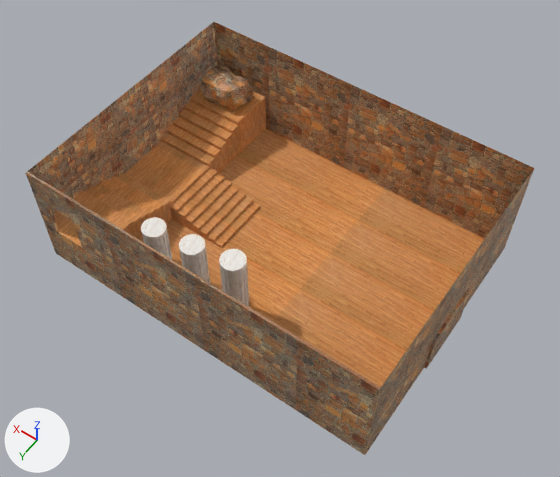
An edit to the FBX model !Resources/ExportedFbx/StaticMesh/SM_Foyer.fbx, drawn before and after from the same camera.
Before and after are seen from a 50 mm lens placed at (7.17, 6.37, 9.88), pointed at (12.75, -1.43, -2.38). The lights are fixed; the arrows at lower left show +X, +Y and +Z. Where no turn or scale is listed for an object, it has been applied to the vertices. Vertices at the same position are counted once.

Names of what the first picture shows: 'Back Wall.001', 'Entrance wall with door.001', 'Foyer Floor.001', 'Hall to Stair.001', 'Rubble (Blocked Path).001', 'Wall Blocked door.001', 'Wall with door.001', 'column Rubble 1 (to chandelier).001', 'column Rubble 2 ( to chandelier).001', 'column Rubble 3 (to chandelier).001'.
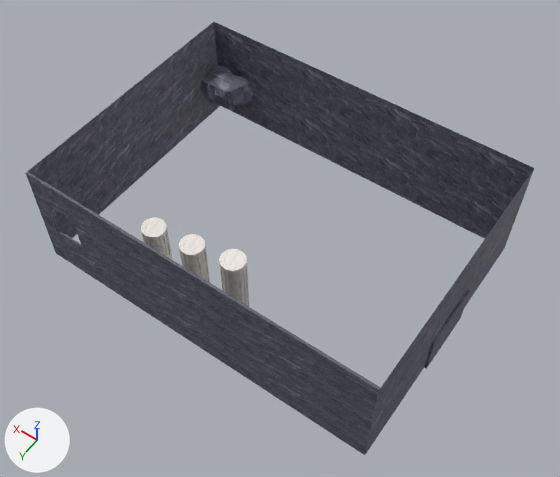
What changed in the scene script:
```text
Add img_stone_texture_4_jpg:
    img_stone_texture_4_jpg = load_image('Stone Texture 4.jpg', '../../Stone Texture 4.jpg', 225, 225, 'sRGB')
Change mat_stone:
    mat_stone.texture: img_stone_texture_jpg -> img_stone_texture_4_jpg
Change me_plane_083:
    where me_plane_083.from_pydata(...)  # 4 vertices, 1 face; spans x -3.85..3.85, y 0.0, z -1.25..1.25
    used by ob_wall_blocked_door_001; location = (12.97, -4.59, -2.07)
    me_plane_083 part 1: texture (UV) coordinates of 1 of 1 face, centred in x 0.0, y 0.0, z 0.0, changed; they spanned u 0.89..2.17, v -1.92..1.71 and now span u -0.28..3.34, v -0.8..0.92
Change me_cube_002:
    where me_cube_002.from_pydata(...)  # 40 vertices, 24 faces; spans x -3.85..3.85, y -0.03..0.03, z -1.25..1.25
    used by ob_wall_with_door_001; location = (12.97, 1.03, -2.07)
    me_cube_002 part 2: texture (UV) coordinates of 24 of 24 faces, centred in x -3.85..3.85, y -0.03..0.02, z -1.25..1.25, changed; they spanned u 0.16..2.17, v -1.92..1.71 and now span u -0.39..3.35, v -1.85..0.81
Remove ob_foyer_floor_001:
    ob_foyer_floor_001 = bpy.data.objects.new('Foyer Floor.001', me_plane_081)
    ob_foyer_floor_001.location = (12.27, -1.79, -3.32)
Remove ob_hall_to_stair_001:
    ob_hall_to_stair_001 = bpy.data.objects.new('Hall to Stair.001', me_plane_082)
    ob_hall_to_stair_001.location = (16.12, -1.79, -3.32)
```

Location of each change, (x1, y1, x2, y2) in pixels of the pictures (560 x 477 px):
'Foyer Floor.001', deleted (orange)
    before: (166, 129, 485, 415)
'Wall Blocked door.001', surface changed (brown to black)
    both: (214, 22, 534, 246)
'Wall with door.001', surface changed (brown to grey)
    both: (26, 171, 381, 455)
'Back Wall.001', surface changed (brown to grey)
    both: (28, 22, 220, 238)
'Hall to Stair.001', deleted (brown)
    before: (54, 89, 266, 244)
'Entrance wall with door.001', surface changed (brown to grey)
    both: (367, 170, 534, 452)
'Rubble (Blocked Path).001', surface changed (brown to grey)
    both: (200, 65, 254, 111)
